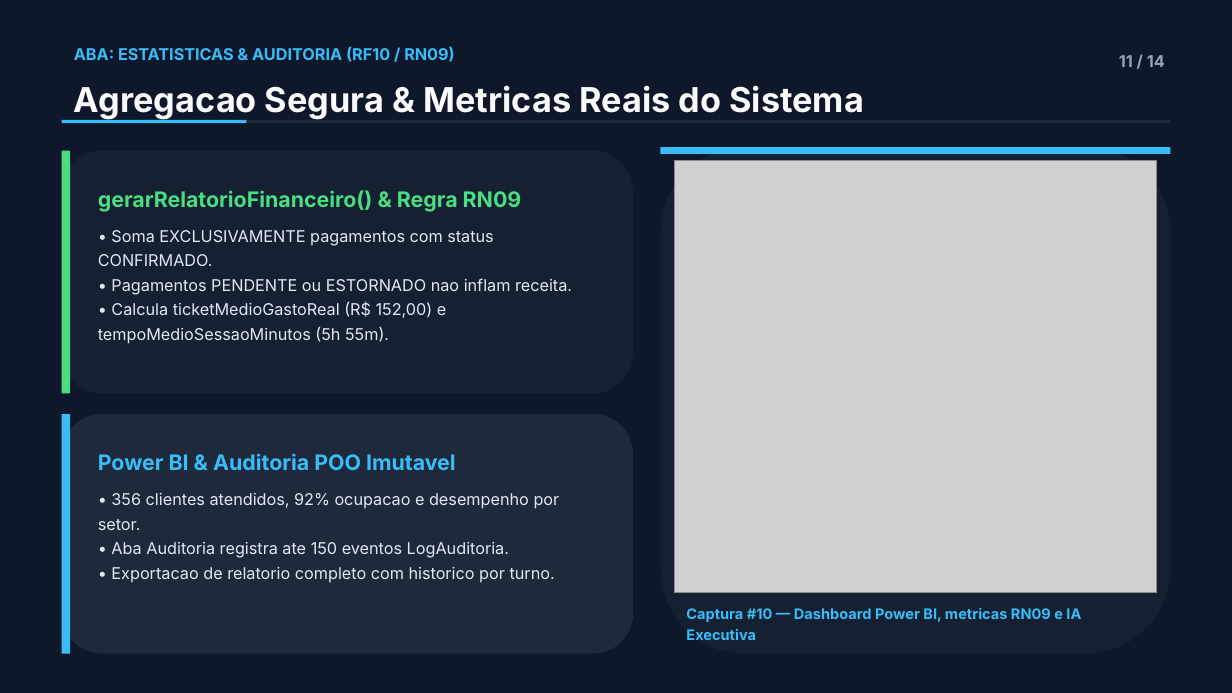
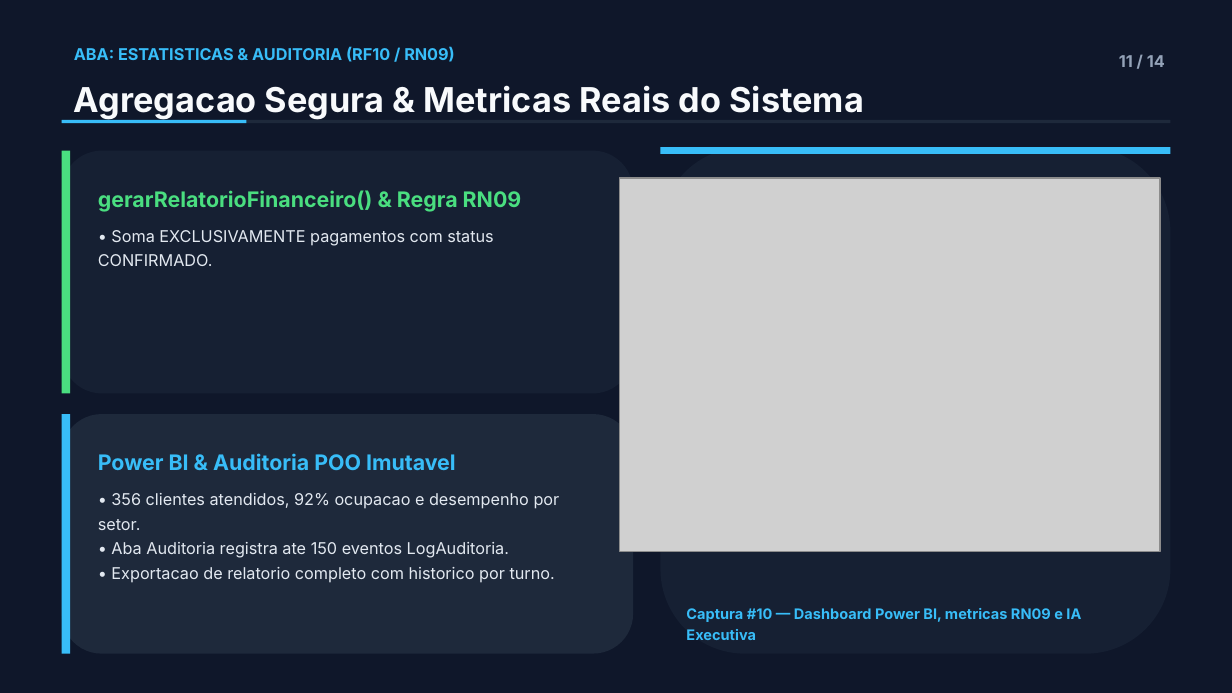
Before and after one commit to DanirlG7/lan-hbouse-, a slide deck: slide 11 of docs/LanHouse_POO_Apresentacao.pptx. Drawn at 1232x693 pixels with LibreOffice and Linux fonts; fonts in the diff are those of the drawing; grey boxes stand for pictures. Boxes give left, top, right and bottom in pixels: in the first picture for what was removed or moved away, otherwise in the second. Text is boxed around its words. In the diff, an @@ line names an element or a change of style, - is before the commit and + after.

```diff
--- a/docs/LanHouse_POO_Apresentacao.pptx
+++ b/docs/LanHouse_POO_Apresentacao.pptx
@@ picture: place and size @@
-picture at (674,161,1157,594)
+picture at (620,177,1161,551)
@@ text at (98,278,572,344): paragraphs removed @@
-• Pagamentos PENDENTE ou ESTORNADO nao inflam receita.
-• Calcula ticketMedioGastoReal (R$ 152,00) e tempoMedioSessaoMinutos (5h 55m).
```
Also in this commit, not shown: 6 other slides changed, 28 other files.
